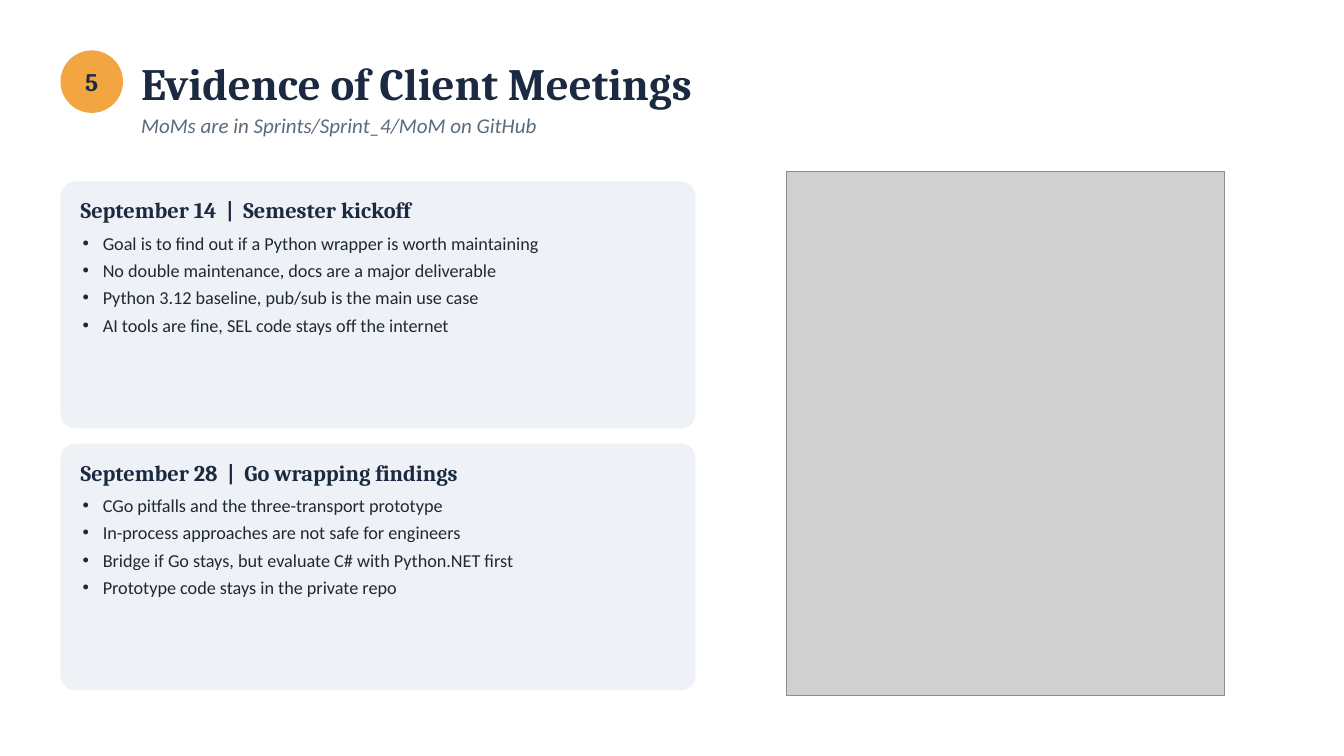
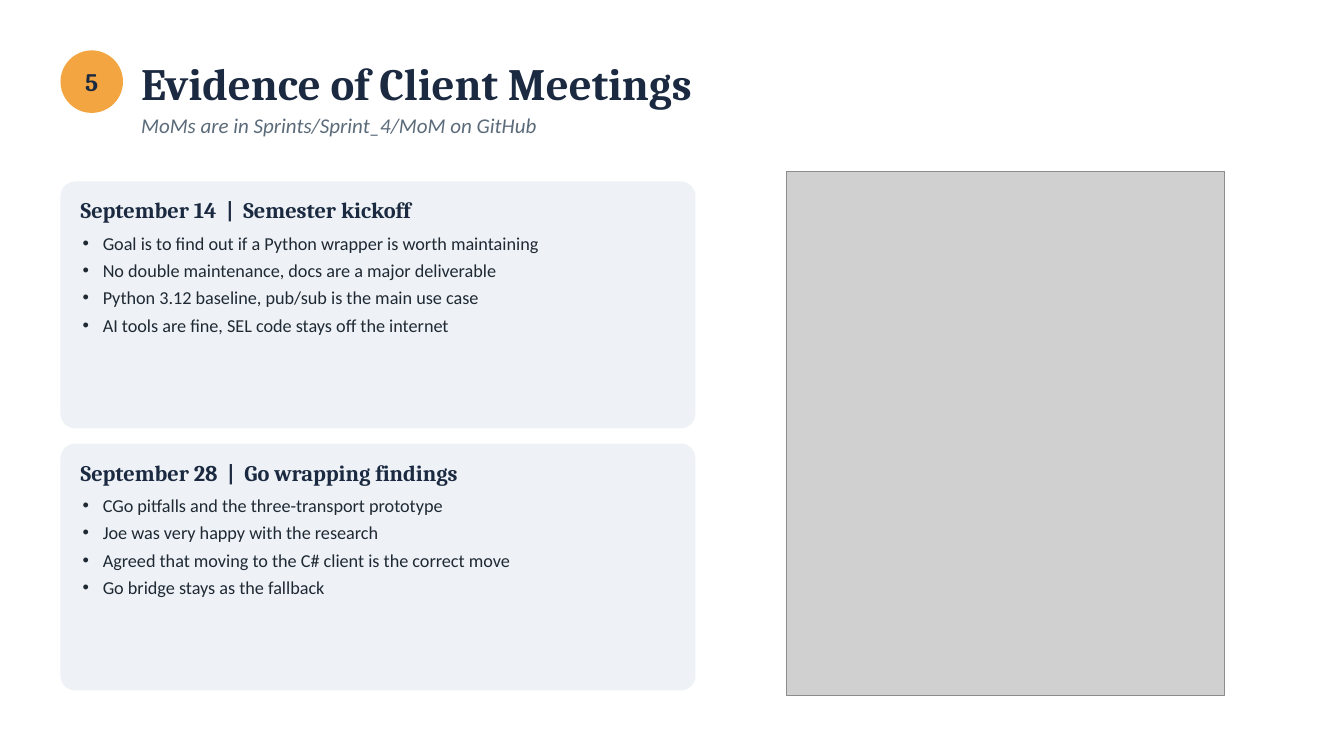
Before and after one commit to calebh13/sel-blueframe-sdk, a slide deck: slide 8 of Sprints/Sprint_4/Sprint 4 Presentation.pptx (slide 14 before the commit). Drawn at 1344x756 pixels with LibreOffice and Linux fonts; fonts in the diff are those of the drawing; grey boxes stand for pictures. Boxes give left, top, right and bottom in pixels: in the first picture for what was removed or moved away, otherwise in the second. Text is boxed around its words. In the diff, an @@ line names an element or a change of style, - is before the commit and + after.

Commit message:
Prototype overview, client feedback, and shorter feature section in slides

```diff
--- a/Sprints/Sprint_4/Sprint 4 Presentation.pptx
+++ b/Sprints/Sprint_4/Sprint 4 Presentation.pptx
@@ text at <box>103,526,510,597</box>: text changed @@
-• In-process approaches are not safe for engineers
-• Bridge if Go stays, but evaluate C# with Python.NET first
-• Prototype code stays in the private repo
+• Joe was very happy with the research
+• Agreed that moving to the C# client is the correct move
+• Go bridge stays as the fallback
```
Also in this commit, not shown: 5 other slides changed, 2 slides added, 8 slides removed, 8 other files.
